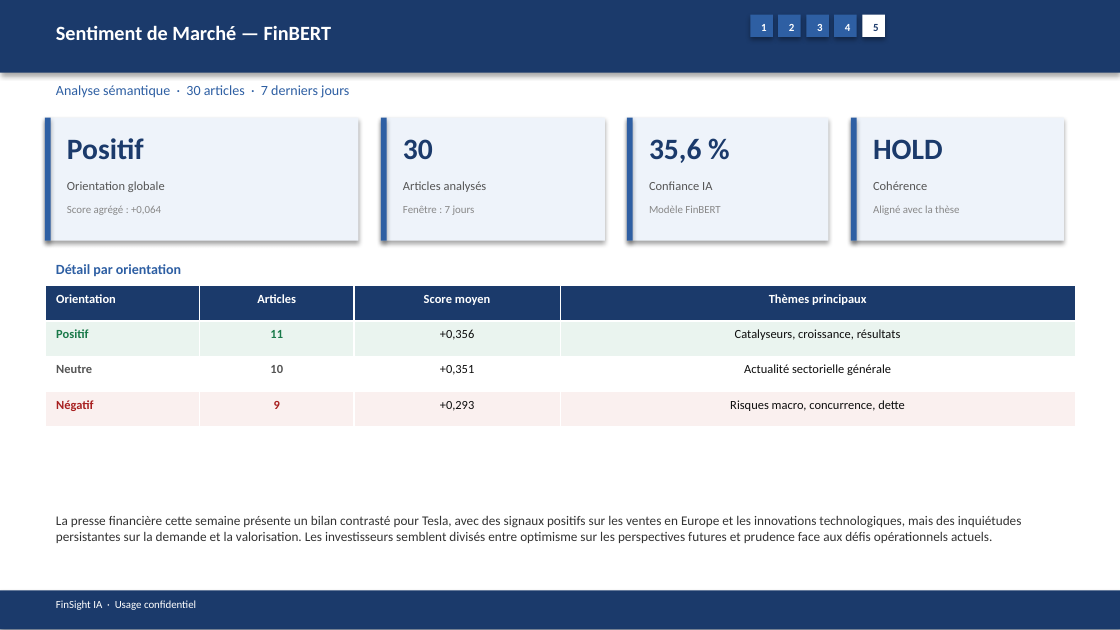
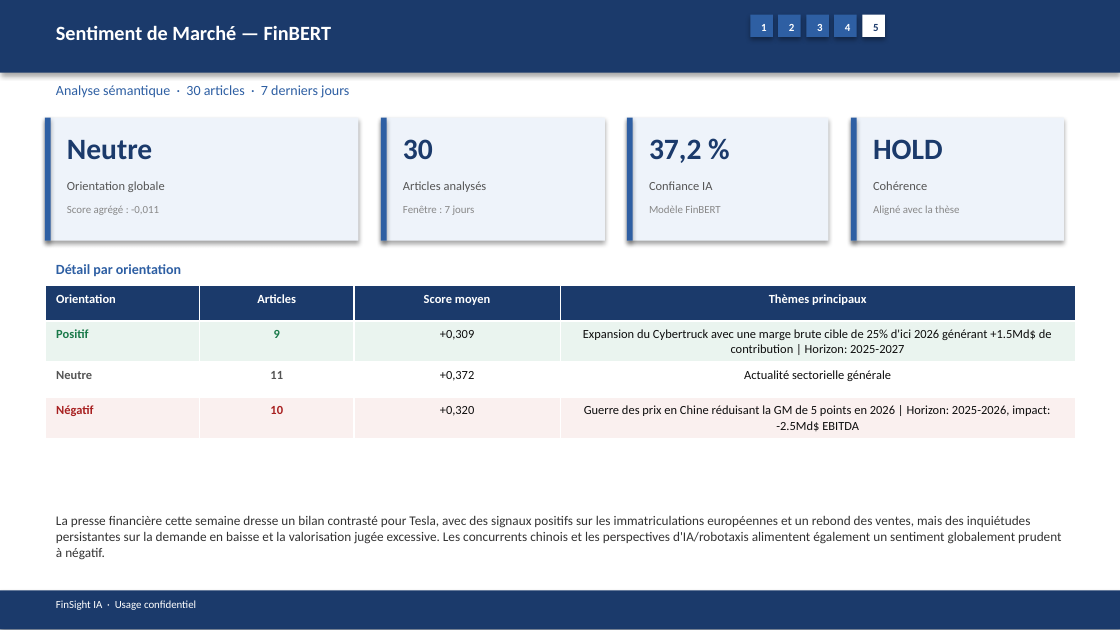
Before and after one commit to baptistejeh07-art/finsight-ia, a slide deck: slide 18 of preview/TSLA/TSLA_pitchbook.pptx. Drawn at 1120x630 pixels with LibreOffice and Linux fonts; fonts in the diff are those of the drawing. Boxes give left, top, right and bottom in pixels: in the first picture for what was removed or moved away, otherwise in the second. Text is boxed around its words. In the diff, an @@ line names an element or a change of style, - is before the commit and + after.

```diff
--- a/preview/TSLA/TSLA_pitchbook.pptx
+++ b/preview/TSLA/TSLA_pitchbook.pptx
@@ text at bbox=[67, 140, 152, 160]: text changed @@
-Positif
+Neutre
@@ text at bbox=[649, 139, 701, 163]: text changed @@
-35,6 %
+37,2 %
@@ text at bbox=[67, 206, 159, 215]: text changed @@
-Score agrégé : +0,064
+Score agrégé : -0,011
@@ table at bbox=[45, 286, 1075, 435] @@
-row 2: Positif | 11 | +0,356 | Catalyseurs, croissance, résultats
+row 2: Positif | 9 | +0,309 | Expansion du Cybertruck avec une marge brute cible de 25% d'ici 2026 générant +1.5Md$ de contribution | Horizon: 2025-2027
-row 3, column 2: 10
+row 3, column 2: 11
-row 3, column 3: +0,351
+row 3, column 3: +0,372
-row 4: Négatif | 9 | +0,293 | Risques macro, concurrence, dette
+row 4: Négatif | 10 | +0,320 | Guerre des prix en Chine réduisant la GM de 5 points en 2026 | Horizon: 2025-2026, impact: -2.5Md$ EBITDA
@@ text at bbox=[56, 516, 1061, 560]: text changed @@
-La presse financière cette semaine présente un bilan contrasté pour Tesla, avec des signaux positifs sur les ventes en Europe et les innovations technologiques, mais des inquiétudes persistantes sur la demande et la valorisation. Les investisseurs semblent divisés entre optimisme sur les perspectives futures et prudence face aux défis opérationnels actuels.
+La presse financière cette semaine dresse un bilan contrasté pour Tesla, avec des signaux positifs sur les immatriculations européennes et un rebond des ventes, mais des inquiétudes persistantes sur la demande en baisse et la valorisation jugée excessive. Les concurrents chinois et les perspectives d'IA/robotaxis alimentent également un sentiment globalement prudent à négatif.
```
Also in this commit, not shown: 14 other slides changed, 4 other files.
